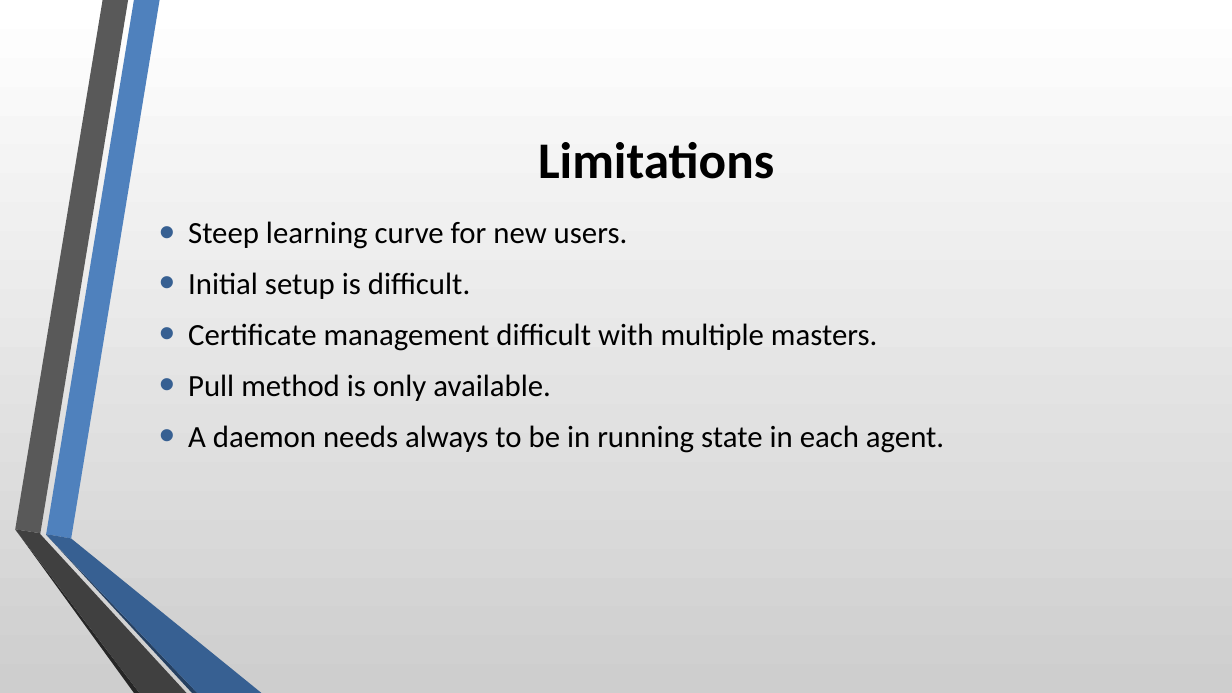
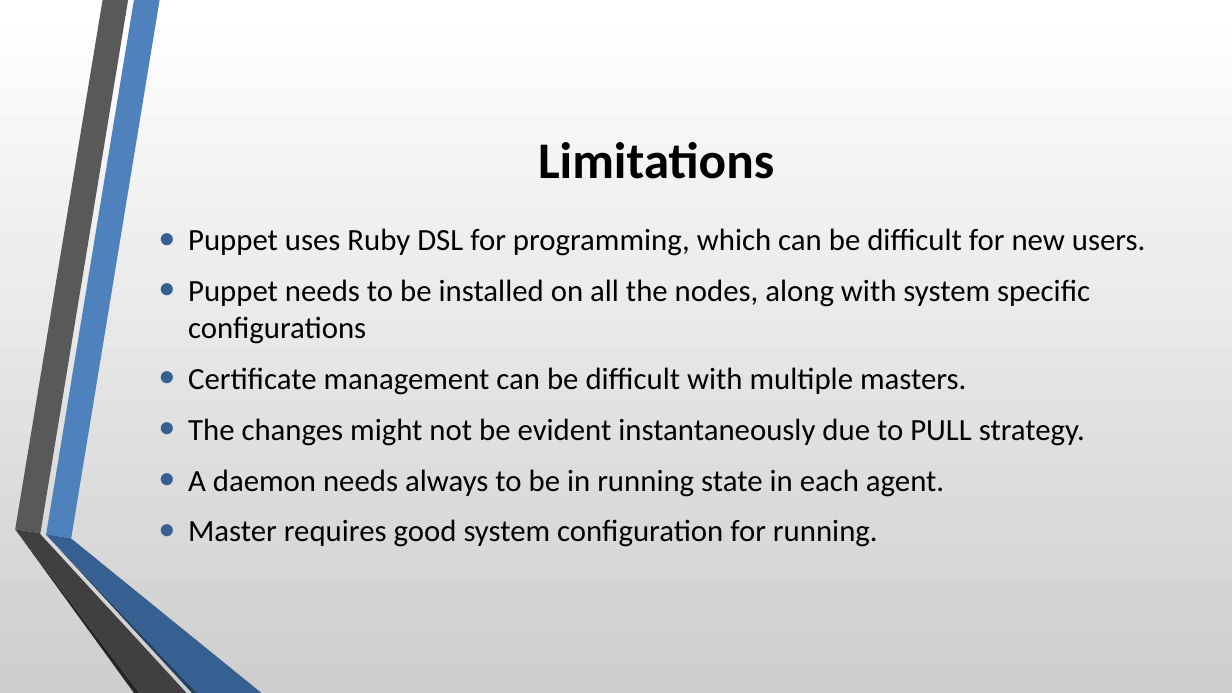
Before and after one commit to Sumit-OtherProjects/DevOps, a slide deck: slide 8 of Presentation/Presentation-PuppetTechTalk.pptx. Drawn at 1232x693 pixels with LibreOffice and Linux fonts; fonts in the diff are those of the drawing. Boxes give left, top, right and bottom in pixels: in the first picture for what was removed or moved away, otherwise in the second. Text is boxed around its words. In the diff, an @@ line names an element or a change of style, - is before the commit and + after.

```diff
--- a/Presentation/Presentation-PuppetTechTalk.pptx
+++ b/Presentation/Presentation-PuppetTechTalk.pptx
@@ text at [188,228,1146,446]: text changed @@
-• Steep learning curve for new users.
-• Initial setup is difficult.
-• Certificate management difficult with multiple masters.
-• Pull method is only available.
+• Puppet uses Ruby DSL for programming, which can be difficult for new users.
+• Puppet needs to be installed on all the nodes, along with system specific configurations
+• Certificate management can be difficult with multiple masters.
+• The changes might not be evident instantaneously due to PULL strategy.
@@ text at [188,519,878,547]: paragraph added @@
+• Master requires good system configuration for running.
```
Also in this commit, not shown: 1 other slide changed.
